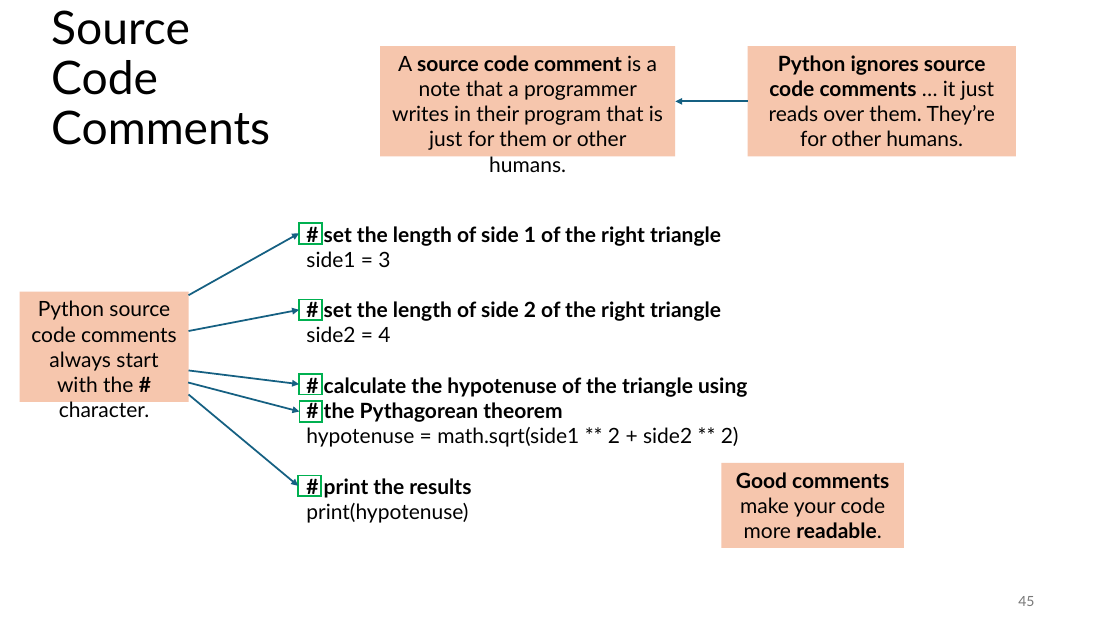
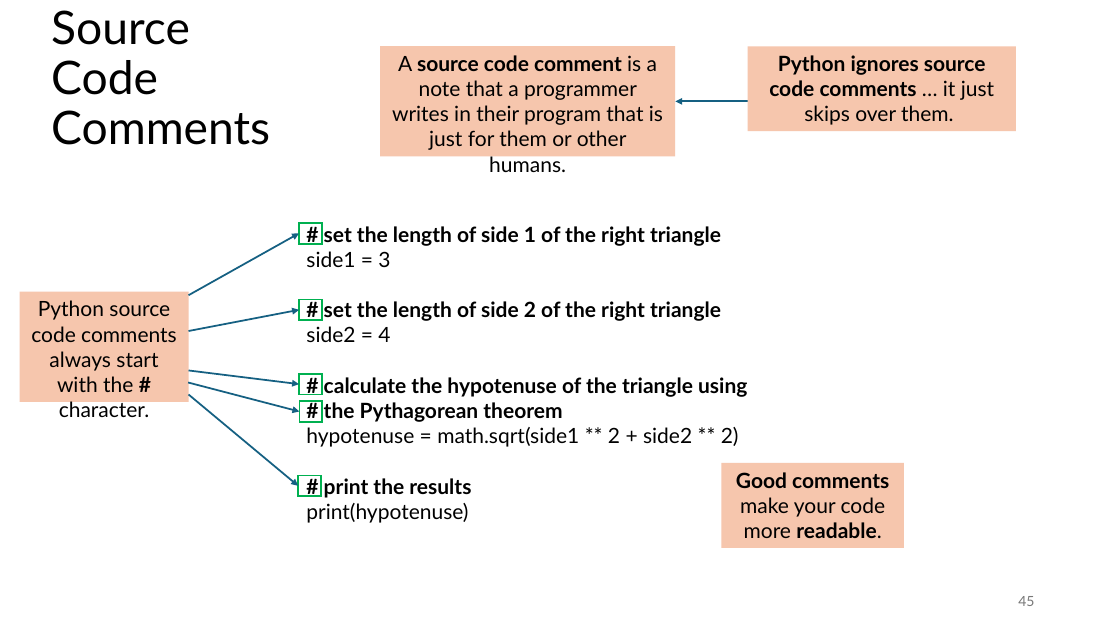
Before and after one commit to tjd1234/cmpt120fall2024, a slide deck: slide 45 of lecture_notes/chapter2/chapter2.pptx. Drawn at 1120x630 pixels with LibreOffice and Linux fonts; fonts in the diff are those of the drawing. Boxes give left, top, right and bottom in pixels: in the first picture for what was removed or moved away, otherwise in the second. Text is boxed around its words. In the diff, an @@ line names an element or a change of style, - is before the commit and + after.

```diff
--- a/lecture_notes/chapter2/chapter2.pptx
+++ b/lecture_notes/chapter2/chapter2.pptx
@@ rectangle "Python ignores source code comments ...": place and size @@
-rectangle "Python ignores source code comments ..." at box(748, 46, 1016, 156)
+rectangle "Python ignores source code comments ..." at box(748, 46, 1016, 131)
@@ text in rectangle at box(769, 55, 994, 125): text changed; bold on @@
-Python ignores source code comments … it just reads over them. They’re for other humans.
+Python ignores source code comments … it just skips over them.
```
Also in this commit, not shown: 18 other slides changed, 2 slides added, 2 slides removed, 4 other files.
